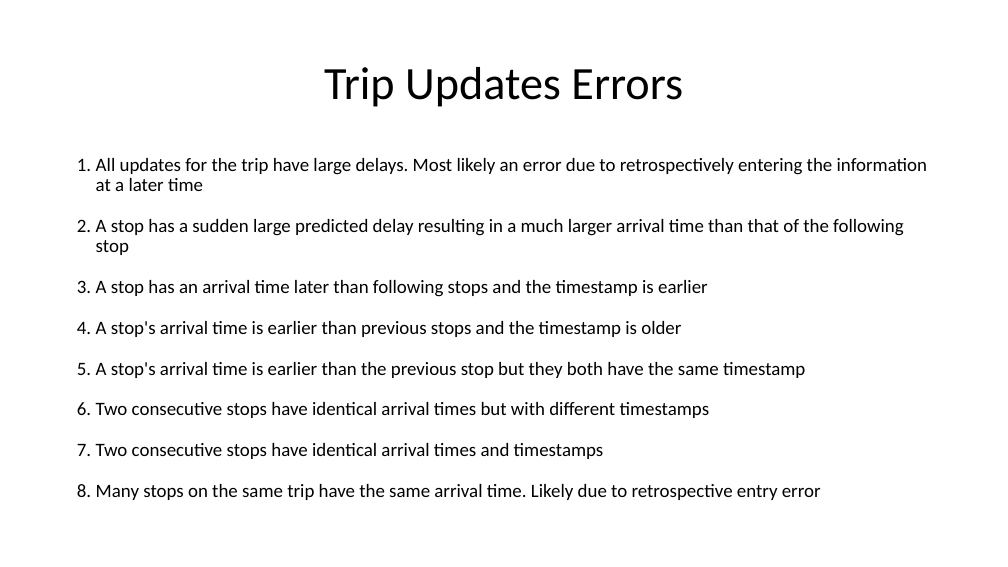
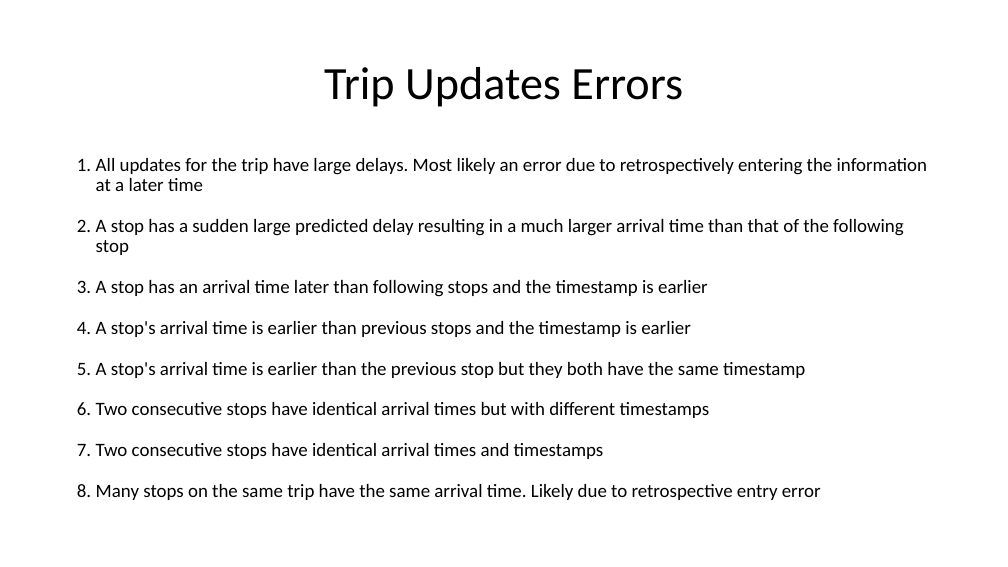
Before and after one commit to imalh2/ETC5543-Lynxx, a slide deck: slide 14 of team-presentation/team_presentation.pptx. Drawn at 1008x567 pixels with LibreOffice and Linux fonts; fonts in the diff are those of the drawing. Boxes give left, top, right and bottom in pixels: in the first picture for what was removed or moved away, otherwise in the second. Text is boxed around its words. In the diff, an @@ line names an element or a change of style, - is before the commit and + after.

```diff
--- a/team-presentation/team_presentation.pptx
+++ b/team-presentation/team_presentation.pptx
@@ text at [96, 321, 691, 337]: text changed @@
-4. A stop's arrival time is earlier than previous stops and the timestamp is older
+4. A stop's arrival time is earlier than previous stops and the timestamp is earlier
```
Also in this commit, not shown: 12 other slides changed, 1 slide added, 5 other files.
